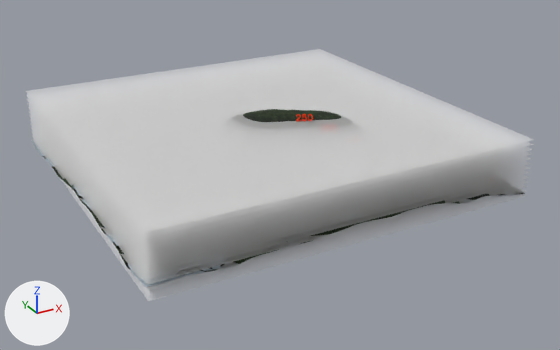
An edit to the COLLADA model superficies/Prudentopolis1.dae, drawn before and after from the same camera.
The view is the same before and after, from a 50 mm lens placed at (-1783.0, -3500.0, 1348.0), pointed at (69.0, -132.0, -335.0). The lights are fixed; the arrows at lower left show +X, +Y and +Z.

Objects in the first picture: 'SketchUp'.
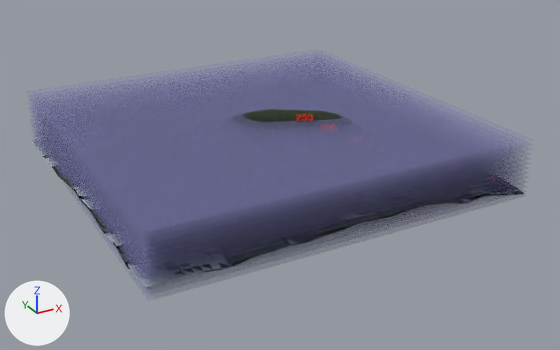
Pixel boxes [x1, y1, x2, y2] of what changed, in the pictures (560 x 350 px):
'SketchUp', recoloured (white to blue): [26, 49, 534, 301] in both

The change, as a diff of the scene's bpy script:
```diff
--- a/superficies/Prudentopolis1.dae.py
+++ b/superficies/Prudentopolis1.dae.py
@@ mat_color_a05 @@
 mat_color_a05 = principled_material('Color_A05')
-mat_color_a05.base_color = (1.0, 1.0, 1.0)  # white #ffffff
+mat_color_a05.base_color = (0.214, 0.214, 0.448)  # blue #7f7fb3
 mat_color_a05.roughness = 0.9
```
